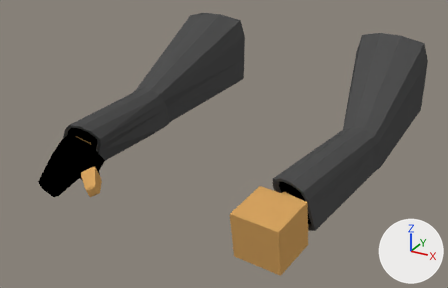
Two versions of the Blender file Assets/weapons/in-progress/betterSciFiArms 1.blend, one commit apart.
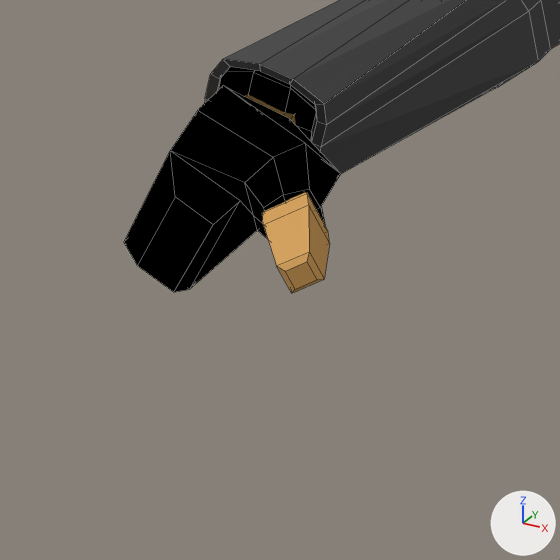
Each version is shown whole from a camera (50 mm lens) standing at (24.2, -53.2, 15.5) and looking at (0.5, -10.1, -6.0), then close up on the part from 0% to 39% of the width and 37% to 97% of the height. The lights are fixed; the arrows at lower right show +X, +Y and +Z. The close-ups show mesh edges as thin lines.
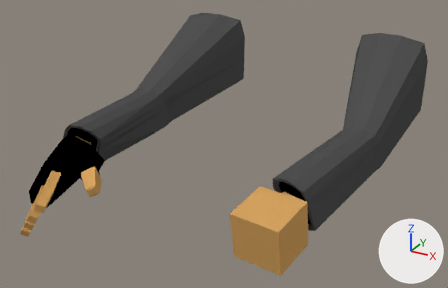
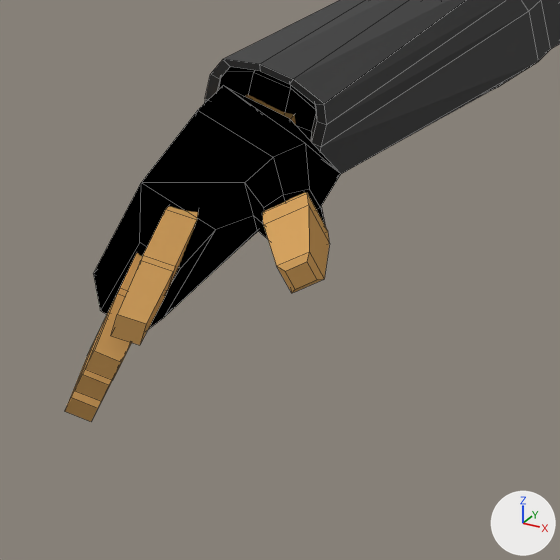
What differs and where, as boxes [x1, y1, x2, y2] in the close-ups (560 x 560 px; the box of a moved part takes in the faces that stretch with it):
'Cube.001', reshaped: before [124, 0, 560, 293]; after [65, 0, 560, 422]
part 1 of me_cube_001, added (orange): after [111, 206, 198, 345]
part 2 of me_cube_001, added: after [86, 253, 142, 380]
part 3 of me_cube_001, added: after [75, 286, 121, 401]
part 4 of me_cube_001, added: after [65, 313, 108, 422]
part 5 of me_cube_001, moved or reshaped: before [124, 110, 273, 292]; after [94, 110, 273, 329]

The edits, one by one:
me_cube_001 is used by ob_cube_001; location (0.0, 0.0, 0.0).
Verts and faces of me_cube_001; kept vertices keep their numbers, new ones are numbered from 231.
Before the commit, vertices of me_cube_001: 186 (-10.8, -21.0, -7.6) at pixel (123, 242), 191 (-9.0, -21.3, -8.4) at pixel (173, 292), 192 (-7.3, -21.4, -6.1) at pixel (213, 224), 193 (-8.1, -21.7, -5.4) at pixel (175, 196), 194 (-9.8, -21.6, -7.8) at pixel (137, 265).
Before the commit, vertices of me_cube_001: 199 (-9.2, -20.5, -8.7) at pixel (189, 289), 200 (-7.0, -20.7, -5.7) at pixel (240, 200), 201 (-8.6, -21.2, -4.5) at pixel (170, 150).
me_cube_001 had 231 vertices, 208 faces and spanned x -13.5..13.5, y -22.9..7.0, z -9.2..1.3.
me_cube_001 now has 311 vertices, 280 faces and spans x -13.5..13.5, y -26.1..7.0, z -9.9..1.3.
me_cube_001 part 1: a new loose piece of 20 vertices spanning x -8.4..-5.5, y -25.9..-21.1, z -6.8..-5.3, in mat_skin (orange #d5a360).
me_cube_001 part 2: a new loose piece of 20 vertices spanning x -9.0..-6.2, y -26.1..-21.2, z -7.9..-6.0, in mat_skin (orange #d5a360).
me_cube_001 part 3: a new loose piece of 20 vertices spanning x -9.6..-7.0, y -25.7..-21.0, z -8.8..-6.7, in mat_skin (orange #d5a360).
me_cube_001 part 4: a new loose piece of 20 vertices spanning x -10.3..-7.9, y -25.4..-20.6, z -9.9..-7.4, in mat_skin (orange #d5a360).
Part 5, on me_cube_001:
Vertex 186 moves to (-10.7, -22.2, -7.9), pixel (93, 273).
Vertex 201 moves to (-8.5, -22.4, -4.8), pixel (141, 182).
Vertex 191 moves to (-8.7, -22.8, -8.8).
Vertex 192 moves to (-7.0, -22.9, -6.5), pixel (180, 268).
Vertex 193 moves to (-7.9, -23.2, -5.9), pixel (139, 242).
Vertex 194 moves to (-9.6, -23.1, -8.2), pixel (100, 310).
Vertex 199 moves to (-9.1, -21.6, -9.0), pixel (163, 317).
Vertex 200 moves to (-6.9, -21.7, -6.0), pixel (215, 229).
